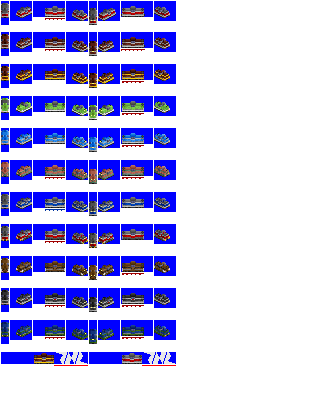
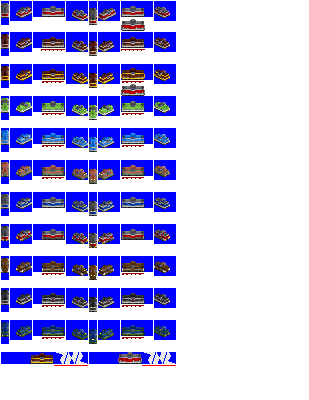
Revision of a layered 309 x 400 image; what changed, layer by layer:
painted on "cc" over [30, 6, 145, 364]
